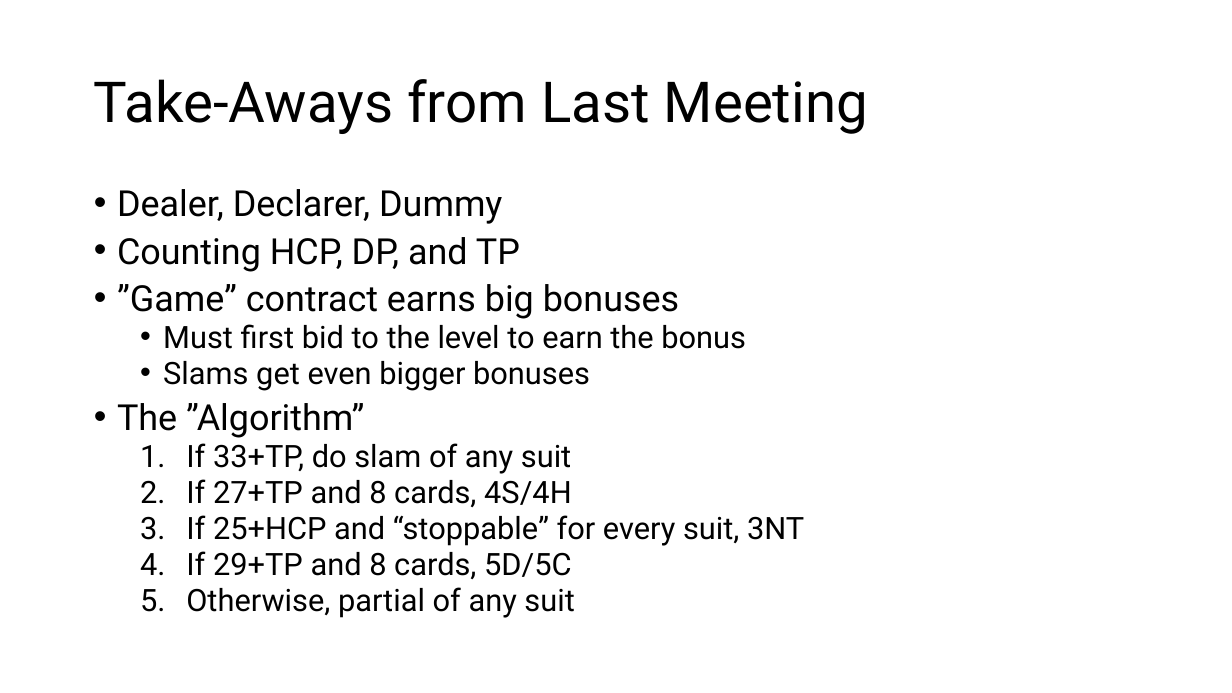
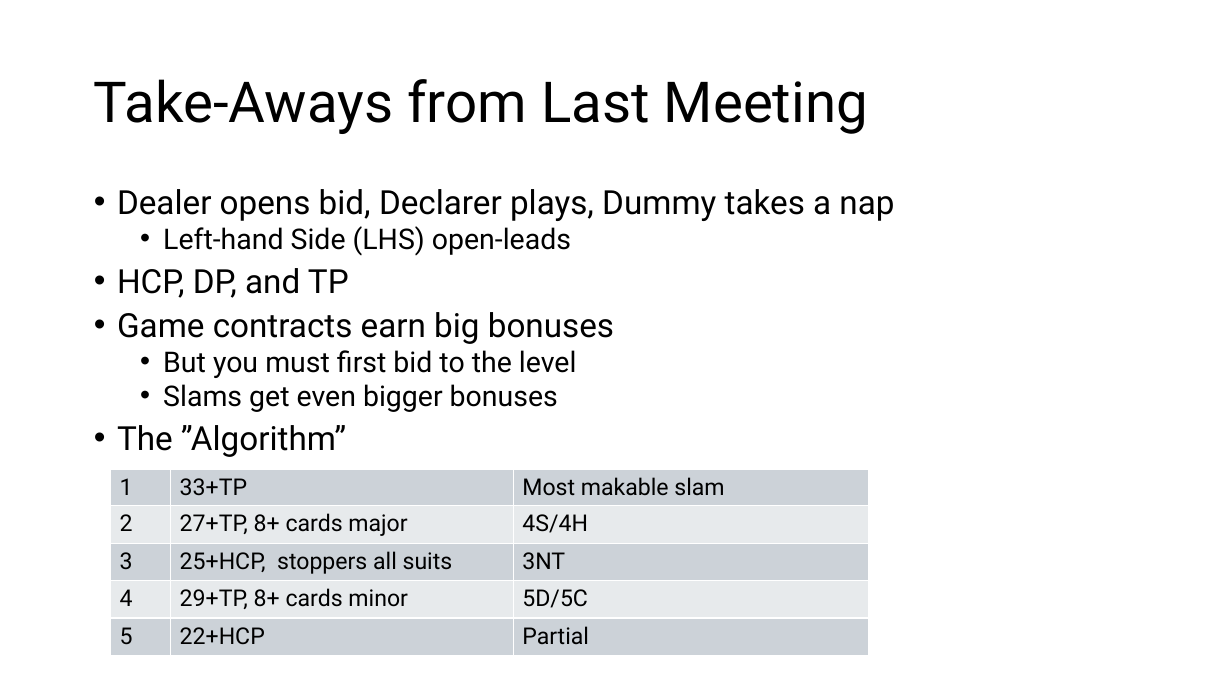
Before and after one commit to sywhub/bridge101, a slide deck: slide 14 of lectures.pptx. Drawn at 1232x693 pixels with LibreOffice and Linux fonts; fonts in the diff are those of the drawing; background and template pictures are left out. Boxes give left, top, right and bottom in pixels: in the first picture for what was removed or moved away, otherwise in the second. Text is boxed around its words. In the diff, an @@ line names an element or a change of style, - is before the commit and + after.

```diff
--- a/lectures.pptx
+++ b/lectures.pptx
@@ text at box(117, 189, 894, 378): text changed; size 28 to 25.9 pt @@
-• Dealer, Declarer, Dummy
-• Counting HCP, DP, and TP
-• ”Game” contract earns big bonuses
-  • Must first bid to the level to earn the bonus
+• Dealer opens bid, Declarer plays, Dummy takes a nap
+  • Left-hand Side (LHS) open-leads
+• HCP, DP, and TP
+• Game contracts earn big bonuses
+  • But you must first bid to the level
@@ text at box(117, 384, 558, 457): size 24 to 22.2 pt in "Slams get even bigger bonuses"; size 28 to 25.9 pt in "The ”Algorithm”" @@
@@ text at box(186, 443, 804, 618): paragraphs removed @@
-  1. If 33+TP, do slam of any suit
-  2. If 27+TP and 8 cards, 4S/4H
-  3. If 25+HCP and “stoppable” for every suit, 3NT
-  4. If 29+TP and 8 cards, 5D/5C
-  5. Otherwise, partial of any suit
@@ table added at box(110, 470, 869, 656), 5 rows, 3 columns @@
+1 | 33+TP | Most makable slam
+2 | 27+TP, 8+ cards major | 4S/4H
+3 | 25+HCP, stoppers all suits | 3NT
+4 | 29+TP, 8+ cards minor | 5D/5C
+5 | 22+HCP | Partial
```
Also in this commit, not shown: 3 other slides changed, 3 slides added, 2 other files.
